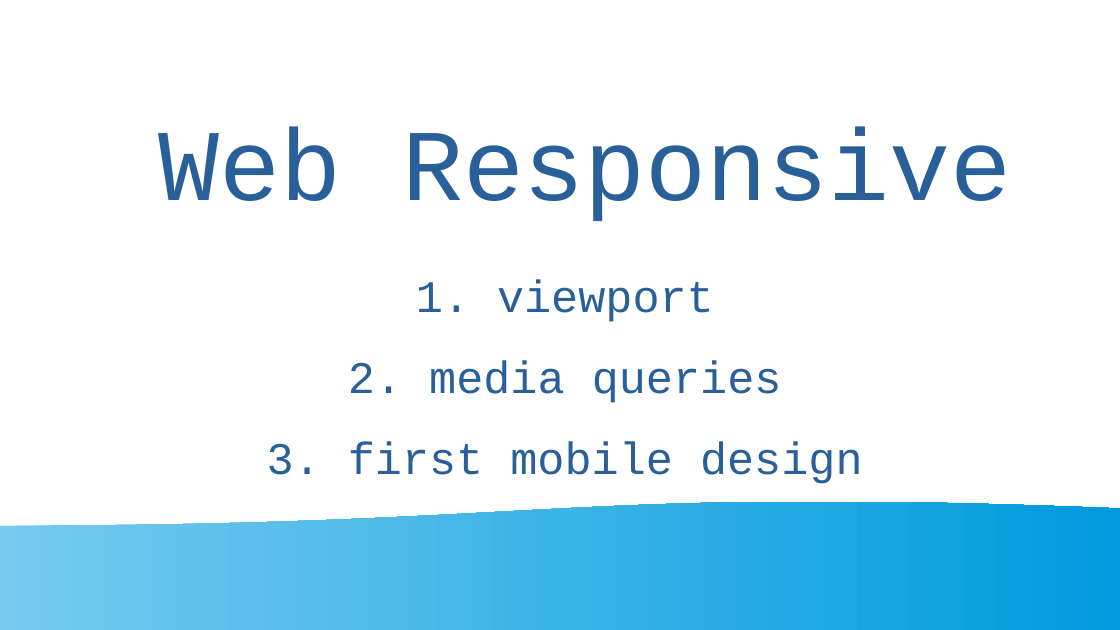
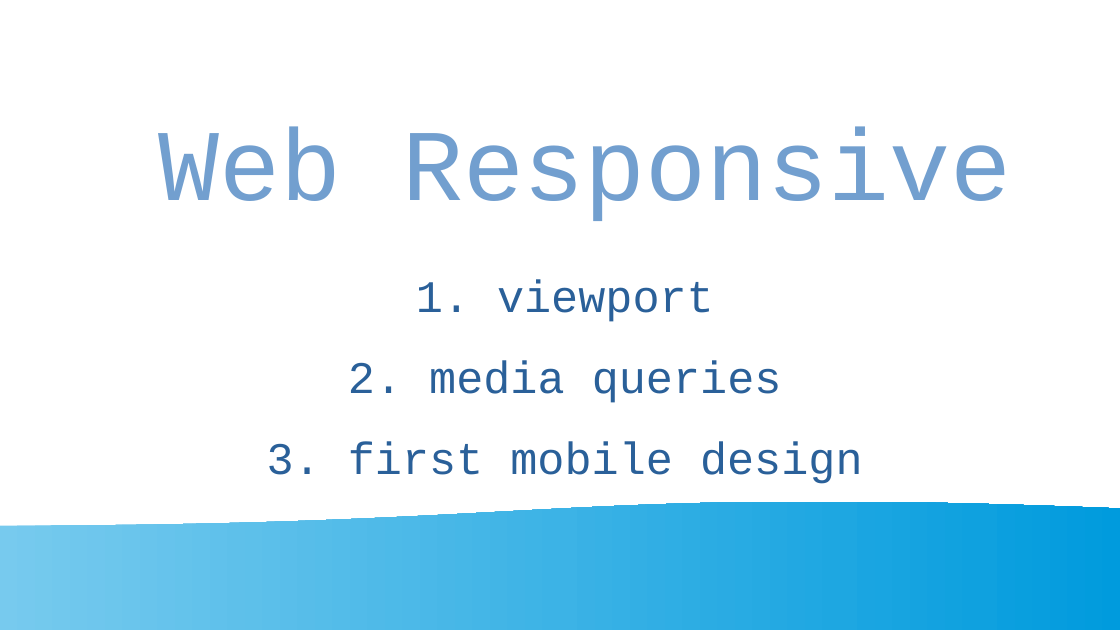
Before and after one commit to gaizkamg/HTML-CSS-Entregable, a slide deck: slide 1 of Presentacion/presentacion-responsive.odp. Drawn at 1120x630 pixels with LibreOffice and Linux fonts; fonts in the diff are those of the drawing; background and template pictures are left out. Boxes give left, top, right and bottom in pixels: in the first picture for what was removed or moved away, otherwise in the second. Text is boxed around its words. In the diff, an @@ line names an element or a change of style, - is before the commit and + after.

Commit message:
presentacion responsive y arreglo responsive.css

```diff
--- a/Presentacion/presentacion-responsive.odp
+++ b/Presentacion/presentacion-responsive.odp
@@ title "Web Responsive" at [158, 127, 1012, 221]: text colour #2A6099 to #729FCF @@
```
Also in this commit, not shown: 2 other slides changed, 19 slides added, 1 slide removed.
